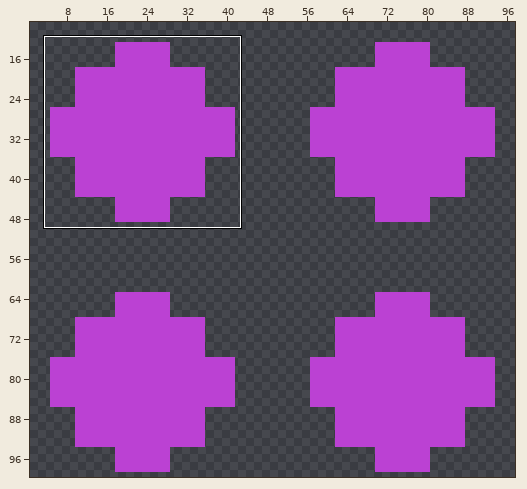
Two versions of one sprite sheet, images/4.png. Above: a wide view before the commit, with the close-up outlined.
Close-up. As it was:
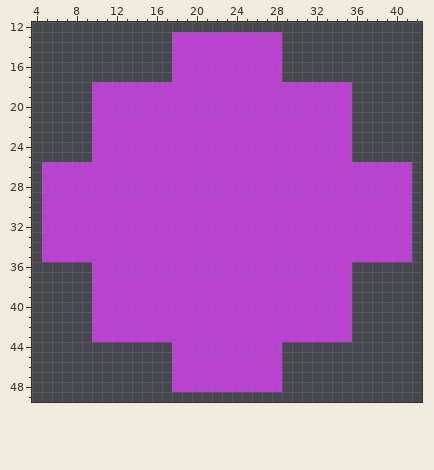
The file is 100x100 pixels. Shown: x 4..42, y 12..49. The wide view leaves out empty margins. The commit also changed other parts of the picture, which this record leaves out.
Now the later version:
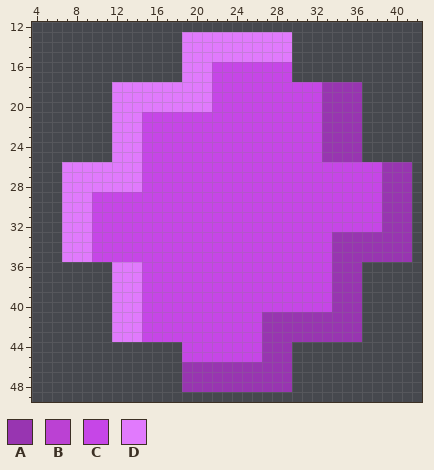
Palette (. is transparent): A #9835b1  B #bb41d3  C #c646e7  D #e17afd
Edits made:
Changed rows in their new state; - is an unchanged pixel.
first column x 5:
13 -------------.DDDDDDDDDDD------------
14 -------------.DDDDDDDDDDD------------
15 -------------.DDDDDDDDDDD------------
16 -------------.DDDCCCCCCCC------------
17 -------------.DDDCCCCCCCC------------
18 -----..DDDDDDDDDDCCCCCCCCCCCAAAA-----
19 -----..DDDDDDDDDDCCCCCCCCCCCAAAA-----
20 -----..DDDDDDDDDDCCCCCCCCCCCAAAA-----
21 -----..DDDCCCCCCCCCCCCCCCCCCAAAA-----
22 -----..DDDCCCCCCCCCCCCCCCCCCAAAA-----
23 -----..DDDCCCCCCCCCCCCCCCCCCAAAA-----
24 -----..DDDCCCCCCCCCCCCCCCCCCAAAA-----
25 -----..DDDCCCCCCCCCCCCCCCCCCAAAA-----
26 ..DDDDDDDDCCCCCCCCCCCCCCCCCCCCCCCCAAA
27 ..DDDDDDDDCCCCCCCCCCCCCCCCCCCCCCCCAAA
28 ..DDDDDDDDCCCCCCCCCCCCCCCCCCCCCCCCAAA
29 ..DDDCCCCCCCCCCCCCCCCCCCCCCCCCCCCCAAA
30 ..DDDCCCCCCCCCCCCCCCCCCCCCCCCCCCCCAAA
31 ..DDDCCCCCCCCCCCCCCCCCCCCCCCCCCCCCAAA
32 ..DDDCCCCCCCCCCCCCCCCCCCCCCCCCCCCCAAA
33 ..DDDCCCCCCCCCCCCCCCCCCCCCCCCAAAAAAAA
34 ..DDDCCCCCCCCCCCCCCCCCCCCCCCCAAAAAAAA
35 ..DDDCCCCCCCCCCCCCCCCCCCCCCCCAAAAAAAA
36 -----..DDDCCCCCCCCCCCCCCCCCCCAAA-----
37 -----..DDDCCCCCCCCCCCCCCCCCCCAAA-----
38 -----..DDDCCCCCCCCCCCCCCCCCCCAAA-----
39 -----..DDDCCCCCCCCCCCCCCCCCCCAAA-----
40 -----..DDDCCCCCCCCCCCCCCCCCCCAAA-----
41 -----..DDDCCCCCCCCCCCCAAAAAAAAAA-----
42 -----..DDDCCCCCCCCCCCCAAAAAAAAAA-----
43 -----..DDDCCCCCCCCCCCCAAAAAAAAAA-----
44 -------------.CCCCCCCCAAA------------
45 -------------.CCCCCCCCAAA------------
46 -------------.AAAAAAAAAAA------------
47 -------------.AAAAAAAAAAA------------
48 -------------.AAAAAAAAAAA------------
